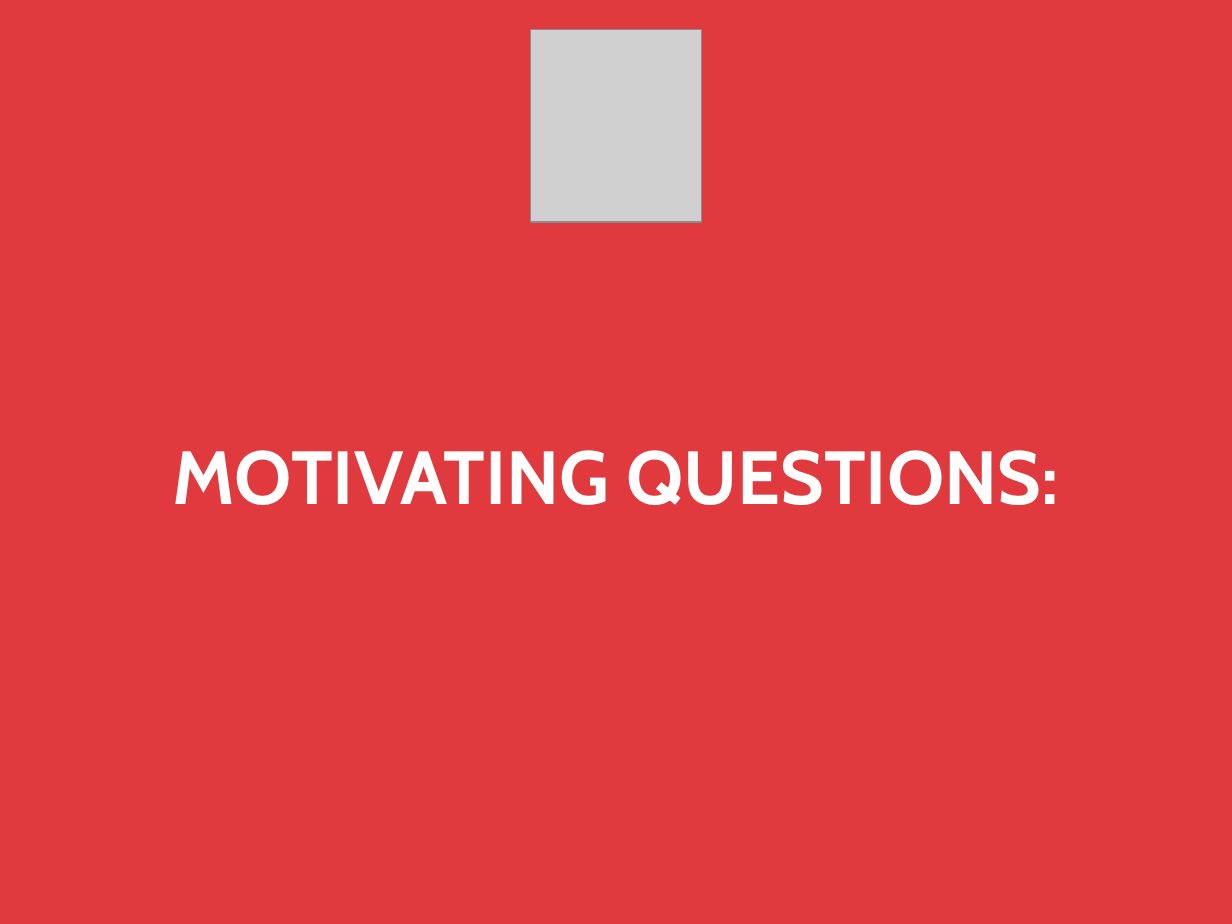
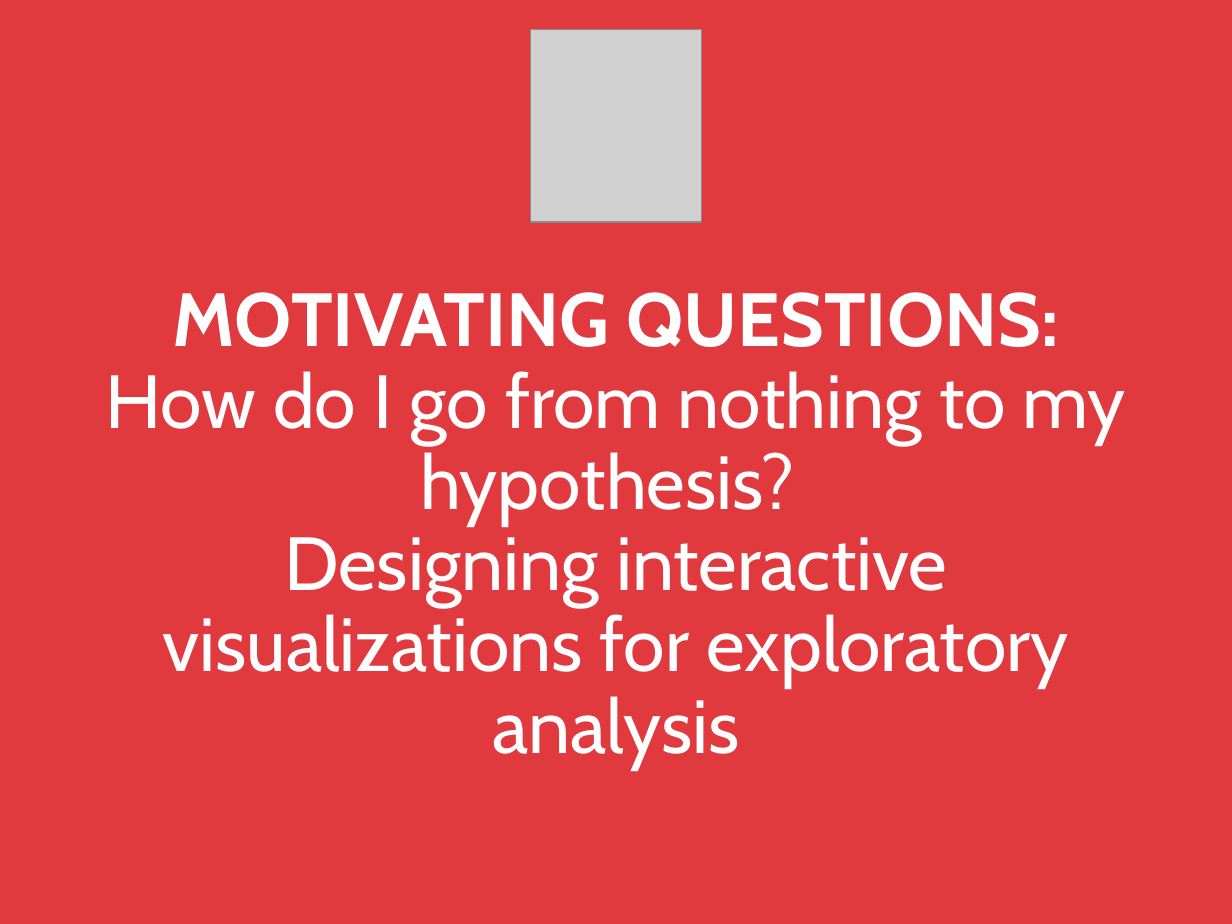
Before and after one commit to DreaJulca/streamvis-lecture, a slide deck: slide 2 of Visual Data Science.pptx. Drawn at 1232x924 pixels with LibreOffice and Linux fonts; fonts in the diff are those of the drawing; grey boxes stand for pictures. Boxes give left, top, right and bottom in pixels: in the first picture for what was removed or moved away, otherwise in the second. Text is boxed around its words. In the diff, an @@ line names an element or a change of style, - is before the commit and + after.

```diff
--- a/Visual Data Science.pptx
+++ b/Visual Data Science.pptx
@@ title at (105, 292, 1126, 769): text changed; bold off @@
-MOTIVATING QUESTIONS:
+MOTIVATING QUESTIONS:
+How do I go from nothing to my hypothesis?
+Designing interactive visualizations for exploratory analysis
```
Also in this commit, not shown: 1 other slide changed, 1 slide added, 1 slide removed, 9 other files.
